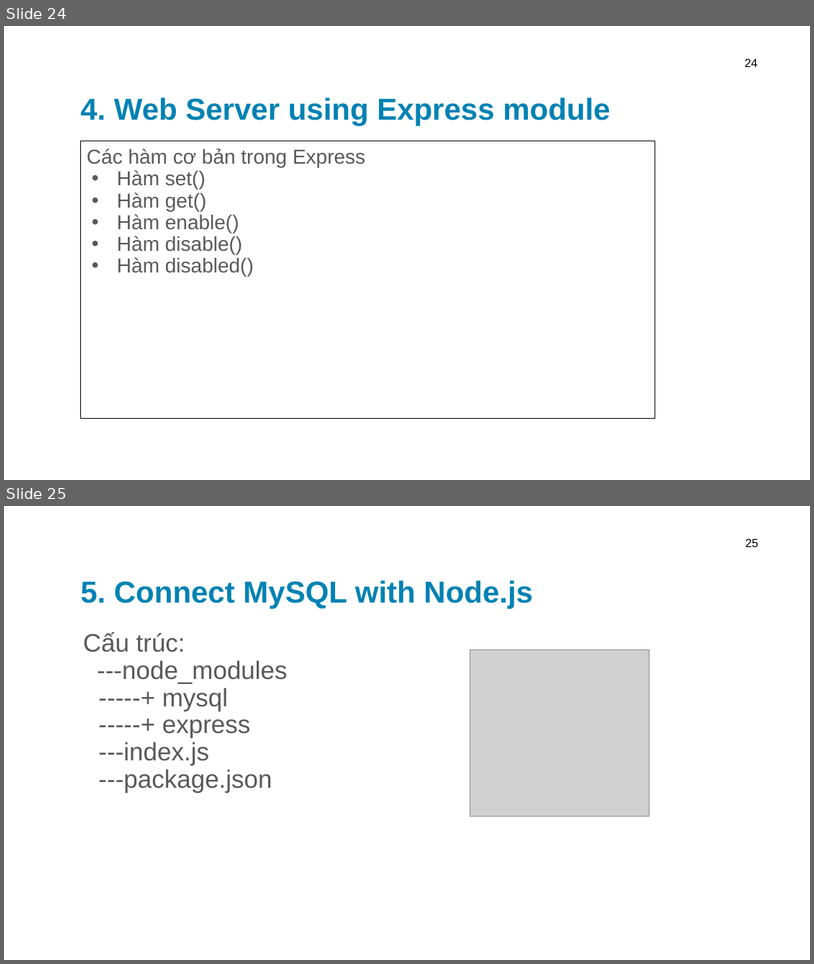
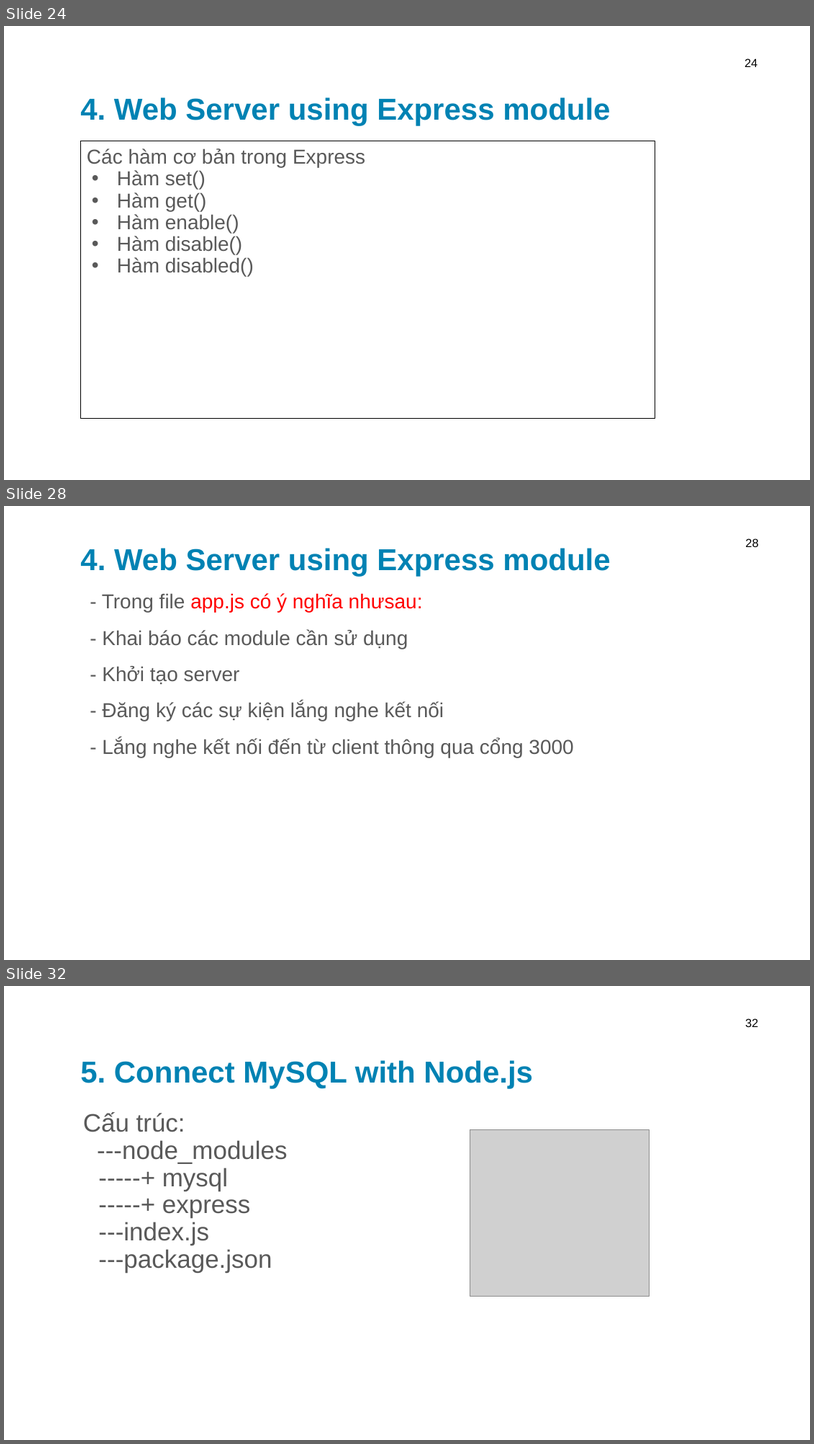
Before and after one commit to leqnam/Simple-Blog-NodeJs-MySQL-Heroku, a slide deck: powerpoint/ppt.pptx. Shown one above the other, each under a label of ours: slides 24 and 25 before the commit, slides 24, 28 and 32 after it; the slides between them are not shown. The pictures are 814x964 and 814x1444 pixels, drawn with LibreOffice and Linux fonts; fonts in the diff are those of the drawing; grey boxes stand for pictures; background and template pictures are left out. Boxes give left, top, right and bottom in pixels: in the first picture for what was removed or moved away, otherwise in the second. Text is boxed around its words. In the diff, an @@ line names an element or a change of style, - is before the commit and + after.

```diff
--- a/powerpoint/ppt.pptx
+++ b/powerpoint/ppt.pptx
@@ slide 28 added at [4,506,810,960], background picture (left out) @@
@@ title added at [80,548,610,577], 36 pt, text #0082B3, bold @@
+4. Web Server using Express module
@@ page number added at [746,538,759,547], 14 pt, text #000000 @@
+28
@@ text added at [102,593,574,757], 24 pt, text #595959 @@
+- Trong file app.js có ý nghĩa nhưsau:
+- Khai báo các module cần sử dụng
+- Khởi tạo server
+- Đăng ký các sự kiện lắng nghe kết nối
+- Lắng nghe kết nối đến từ client thông qua cổng 3000
@@ what was slide 25 is now slide 32 @@
@@ page number at [746,1018,759,1027]: text changed @@
-25
+32
```
Also in this commit, not shown: 6 other slides added, 9 other files.
